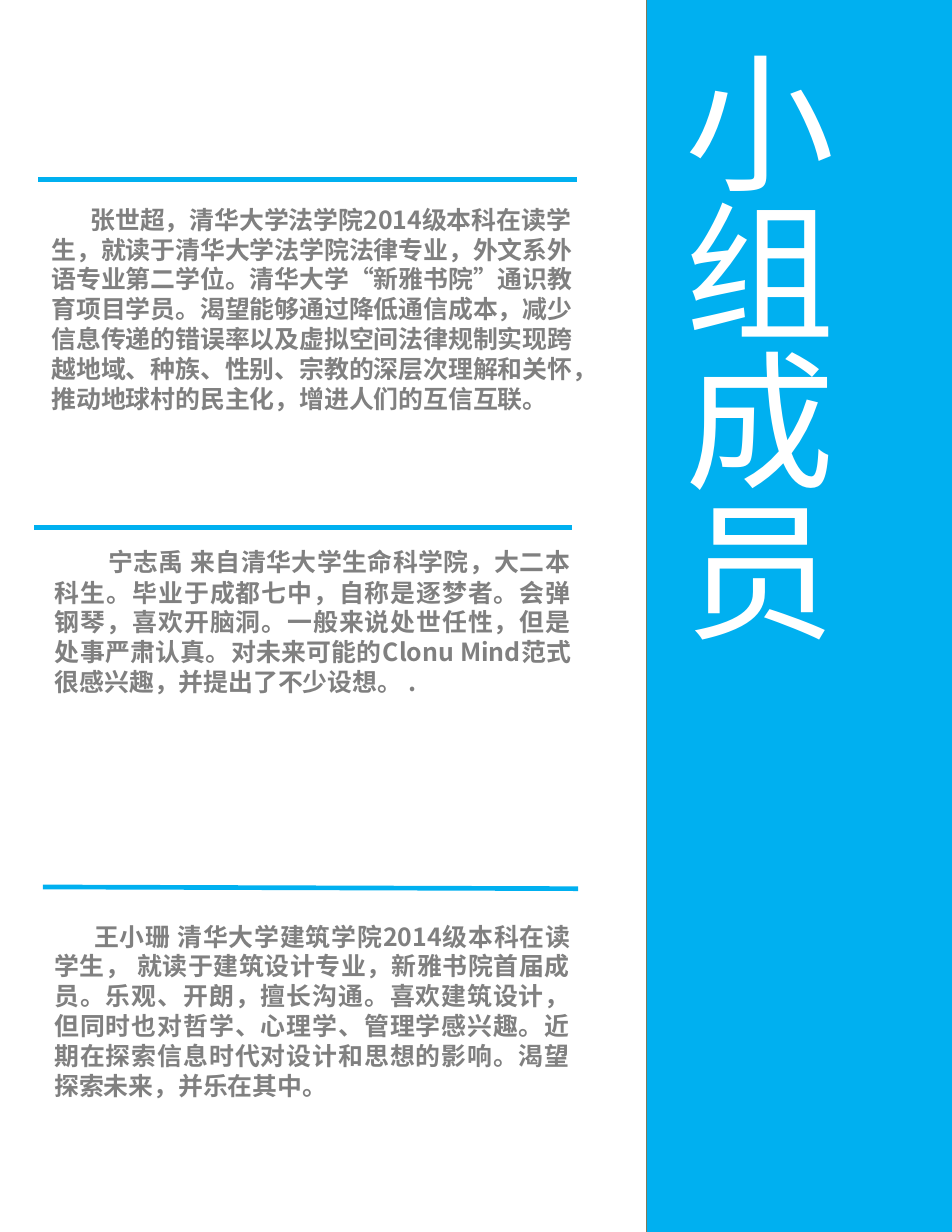
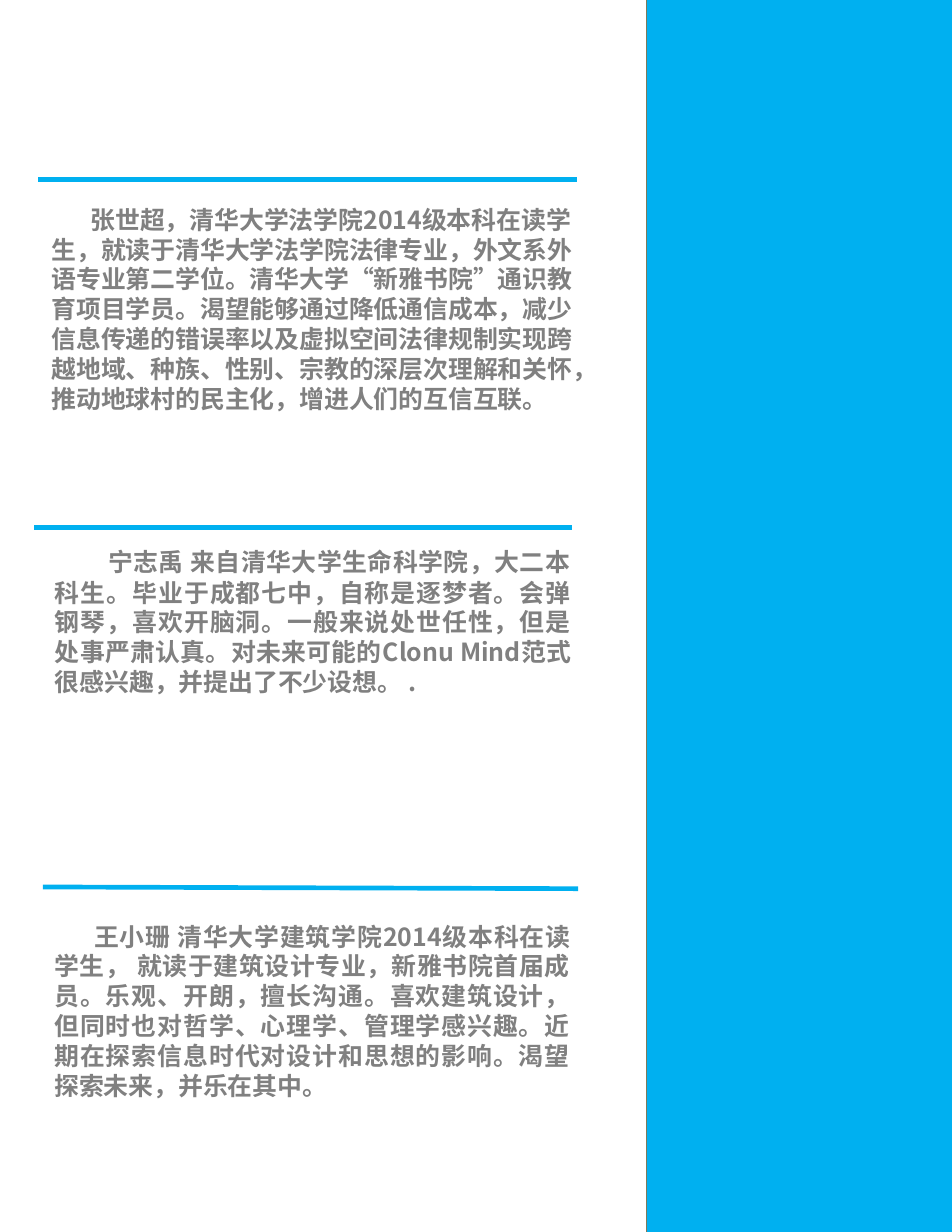
Before and after one commit to XLP-Based-Courses/-, a slide deck: slide 4 of 学习报告文本/学习报告.pptx. Drawn at 952x1232 pixels with LibreOffice and Linux fonts; fonts in the diff are those of the drawing. Boxes give left, top, right and bottom in pixels: in the first picture for what was removed or moved away, otherwise in the second. Text is boxed around its words. In the diff, an @@ line names an element or a change of style, - is before the commit and + after.

```diff
--- a/学习报告文本/学习报告.pptx
+++ b/学习报告文本/学习报告.pptx
@@ text removed at [685,55,834,640] @@
-小组成员
```
Also in this commit, not shown: 2 other files.
